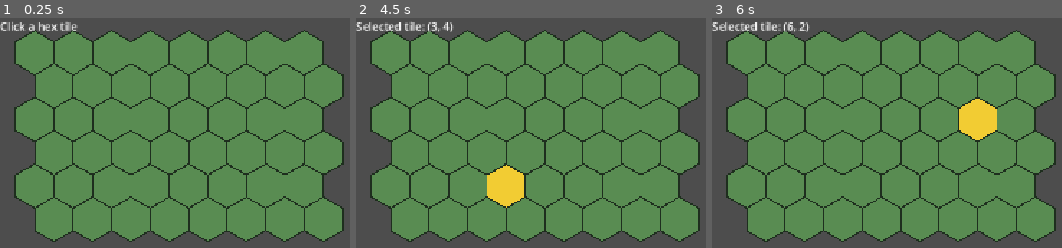
Above: before the commit, frames 1-3 (left to right).
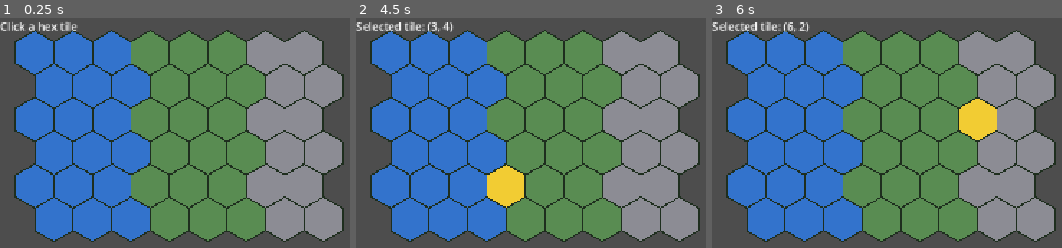
Above: after the commit, the same moments.

Repository: Chrisbinish/MapsApart
Game: Godot game, scene res://MapsApart/Scenes/App/Main.tscn
Same seed, same stepped clock (60 frames per second), same inputs: the game is played once before the commit and once after it.
Inputs (mouse positions are in pixels of both pictures, inside the frame that each line leads up to):
- Up to frame 1 (0.25 s): no input
- Up to frame 2 (4.5 s): tap A every 0.75 s from 0.5 to 4.25 s; move the mouse to (outside the picture) at 0.52 s; click (outside the picture) at 0.67 s; move the mouse to (outside the picture) at 1.27 s; click (outside the picture) at 1.42 s; move the mouse to (outside the picture) at 2.02 s; click (outside the picture) at 2.17 s; move the mouse to (outside the picture) at 2.77 s; click (outside the picture) at 2.92 s; move the mouse to (outside the picture) at 3.52 s; click (outside the picture) at 3.67 s; move the mouse to (517, 174) at 4.27 s; click (517, 174) at 4.42 s
- Up to frame 3 (6 s): move the mouse to (outside the picture) at 5.02 s; click (outside the picture) at 5.17 s; move the mouse to (992, 130) at 5.77 s; click (992, 130) at 5.92 s

The runs differ from the first frame. In frame 1, 45% of the frame differs, in the area x 4-98%, y 5-97%; in frame 2, 45%; in frame 3, 43%.

Commit message:
Add terrain types and terrain rendering

Diff:
--- a/MapsApart/Scripts/World/hex_map.gd
+++ b/MapsApart/Scripts/World/hex_map.gd
@@ -1,20 +1,32 @@
 
 extends RefCounted
 class_name HexMap
-
+enum TerrainType {
+	GRASS,
+	WATER,
+	MOUNTAIN
+}
 # The map's width and height, measured in hex tiles.
 var width: int
 var height: int
 
 # Stores the coordinates of every tile that exists.
 var tiles: Array[Vector2i] = []
-
+var terrain: Dictionary = {}
 
 func generate_map(map_width: int, map_height: int) -> void:
 	width = map_width
 	height = map_height
 	tiles.clear()
+	terrain.clear()
 
 	for y in range(height):
 		for x in range(width):
+			var tile := Vector2i(x, y)
 			tiles.append(Vector2i(x, y))
+			if tile.x < 3:
+				terrain[tile] = TerrainType.WATER
+			elif tile.x > 5:
+				terrain[tile] = TerrainType.MOUNTAIN
+			else:
+				terrain[tile] = TerrainType.GRASS
--- a/MapsApart/Scripts/World/hex_map_renderer.gd
+++ b/MapsApart/Scripts/World/hex_map_renderer.gd
@@ -24,7 +24,13 @@
 		var points: PackedVector2Array = get_hex_points(center)
 
 		var tile_color: Color = Color(0.35, 0.55, 0.32)
-
+		match hex_map.terrain[tile]:
+			HexMap.TerrainType.GRASS:
+				tile_color = Color(0.35, 0.55, 0.32)
+			HexMap.TerrainType.WATER:
+				tile_color = Color(0.2, 0.45, 0.8)
+			HexMap.TerrainType.MOUNTAIN:
+				tile_color = Color(0.55, 0.55, 0.58)
 		if tile == selected_tile:
 			tile_color = Color(0.95, 0.8, 0.2)
 
Not shown, added: MapsApart/Scenes/App/Main.tscn249315673046.tmp
Not shown, added: MapsApart/Scenes/App/Main.tscn249327088208.tmp
